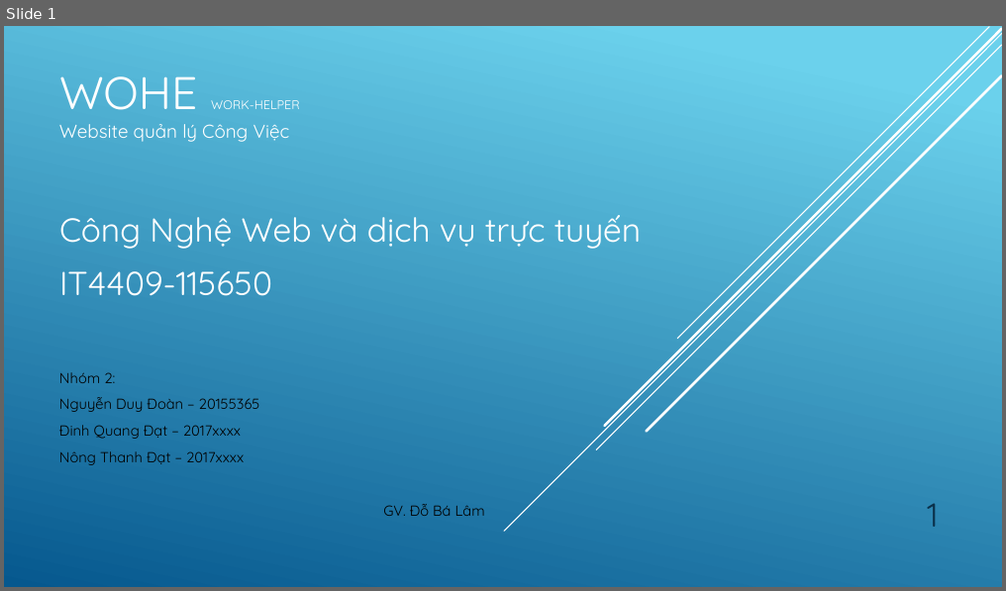
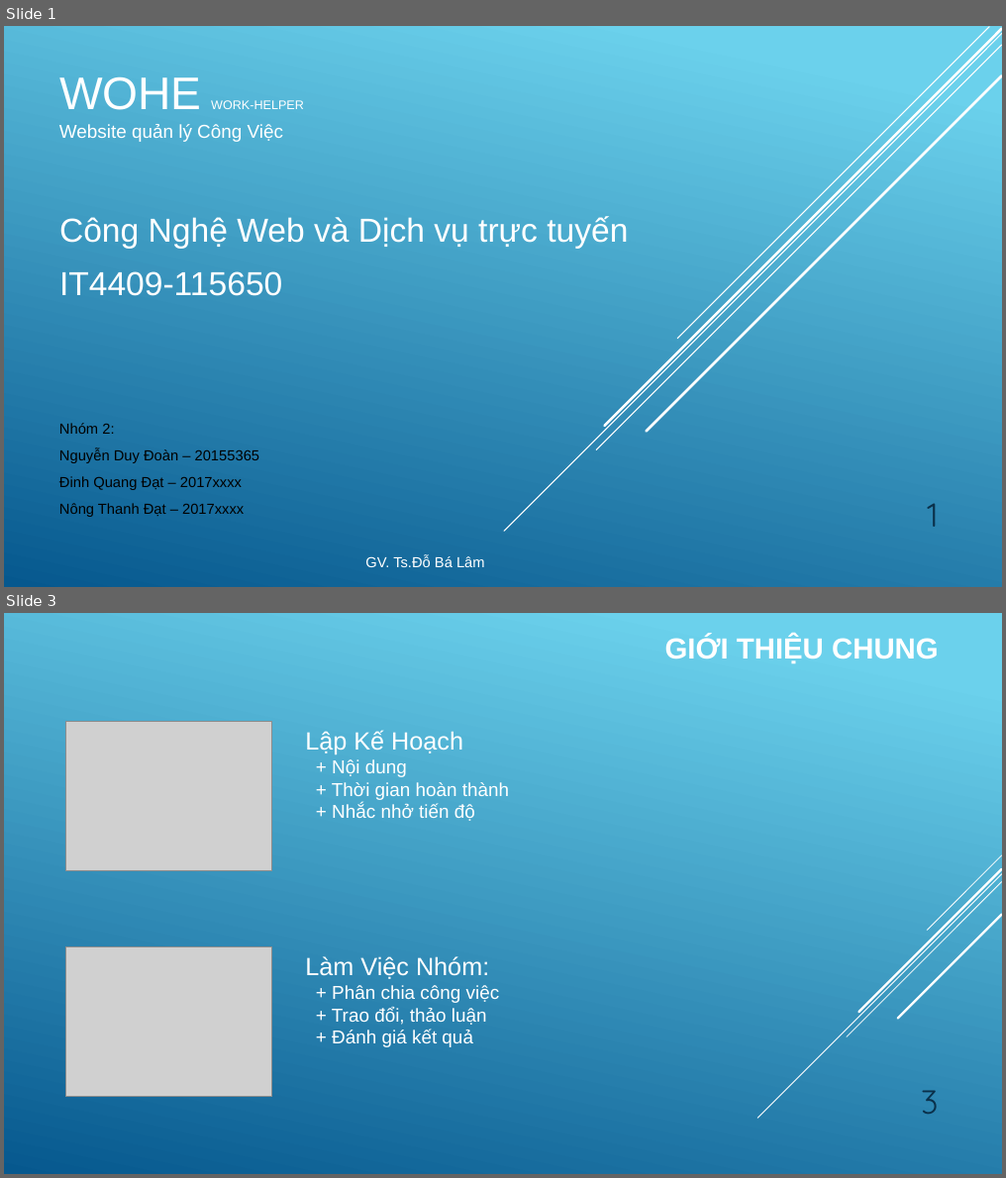
Before and after one commit to quangdat99/btl, a slide deck: Slide.pptx. Shown one above the other, each under a label of ours: slide 1 before the commit, slides 1 and 3 after it; the slides between them are not shown. The pictures are 1006x591 and 1006x1178 pixels, drawn with LibreOffice and Linux fonts; fonts in the diff are those of the drawing; grey boxes stand for pictures. Boxes give left, top, right and bottom in pixels: in the first picture for what was removed or moved away, otherwise in the second. Text is boxed around its words. In the diff, an @@ line names an element or a change of style, - is before the commit and + after.

```diff
--- a/Slide.pptx
+++ b/Slide.pptx
@@ slide 3 added at (x1=4, y1=613, x2=1002, y2=1174), background gradient #6ED2EB to #06588E @@
@@ text added at (x1=665, y1=636, x2=939, y2=663), 28 pt, text #FFFFFF, bold @@
+GIỚI THIỆU CHUNG
@@ picture added at (x1=65, y1=722, x2=271, y2=871) @@
@@ text added at (x1=305, y1=730, x2=509, y2=821), 18 pt, text #FFFFFF @@
+Lập Kế Hoạch
++ Nội dung
++ Thời gian hoàn thành
++ Nhắc nhở tiến độ
@@ group added at (x1=757, y1=856, x2=1002, y2=1118): 5 lines @@
@@ picture added at (x1=65, y1=948, x2=271, y2=1097) @@
@@ text added at (x1=305, y1=957, x2=500, y2=1048), 18 pt, text #FFFFFF @@
+Làm Việc Nhóm:
++ Phân chia công việc
++ Trao đổi, thảo luận
++ Đánh giá kết quả
@@ page number added at (x1=921, y1=1090, x2=938, y2=1114), 32 pt, text #0A304A @@
+3
@@ slide 1 changed as well @@
@@ font Quicksand to Arial in 3 elements at (x1=59, y1=76, x2=202, y2=110), (x1=211, y1=100, x2=304, y2=109), (x1=59, y1=124, x2=283, y2=142) @@
@@ subtitle at (x1=59, y1=216, x2=628, y2=249): text changed; font Quicksand to Arial @@
-Công Nghệ Web và dịch vụ trực tuyến
+Công Nghệ Web và Dịch vụ trực tuyến
@@ subtitle at (x1=59, y1=272, x2=282, y2=296): font Quicksand to Arial in "IT4409-115650" @@
@@ text "Nhóm 2:" moved from (x1=59, y1=372, x2=485, y2=516) to (x1=59, y1=423, x2=485, y2=568) @@
@@ text at (x1=59, y1=423, x2=260, y2=517): font Quicksand to Arial in "Nhóm 2:", "Nguyễn Duy Đoàn – 20155365", "Đinh Quang Đạt – 2017xxxx", "Nông Thanh Đạt – 2017xxxx" @@
@@ text at (x1=365, y1=556, x2=485, y2=568): text changed; font Quicksand to Arial; text colour #000000 to #FFFFFF @@
-GV. Đỗ Bá Lâm
+GV. Ts.Đỗ Bá Lâm
```
Also in this commit, not shown: 6 other slides added, 6 slides removed, 2 other files.
